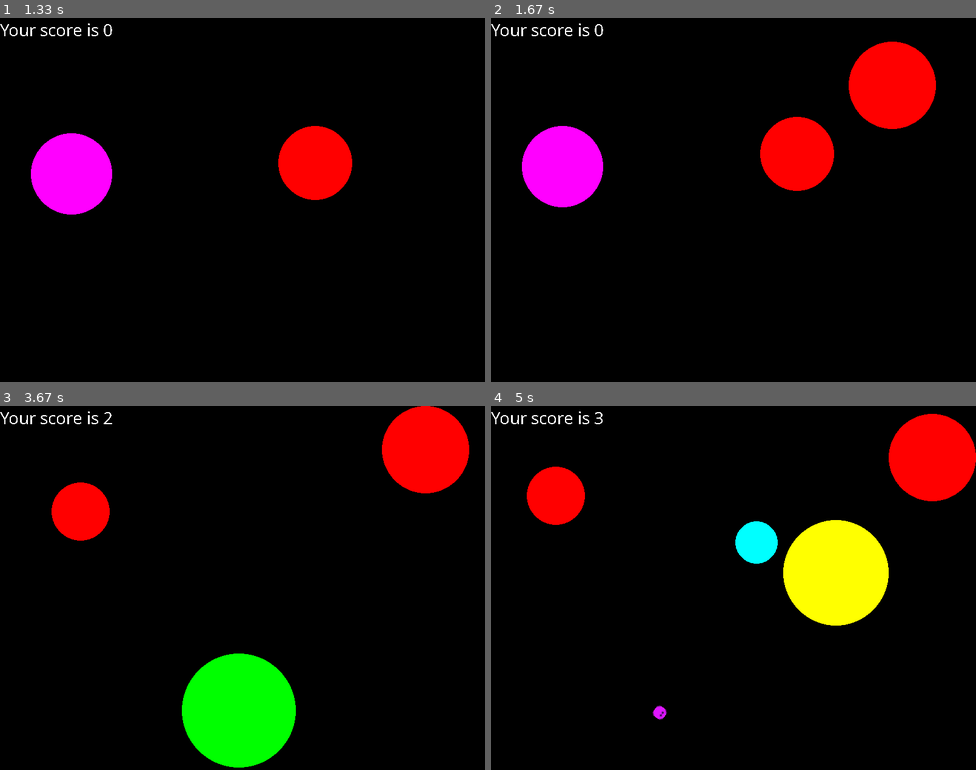
Above: before the commit, frames 1-4 (two rows, left to right).
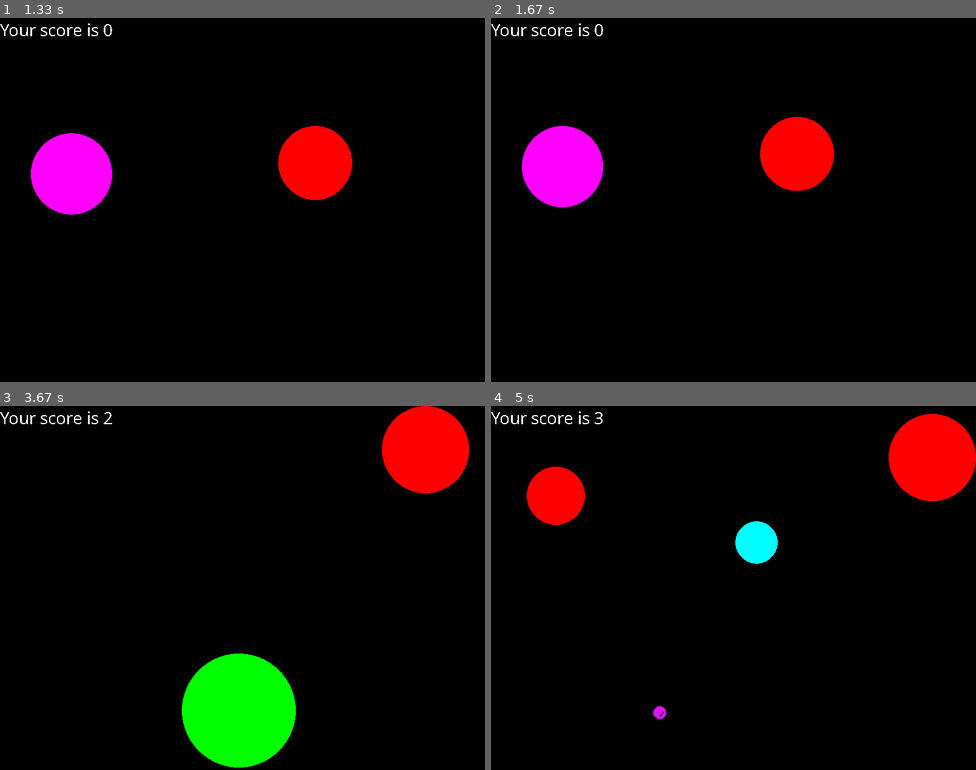
Above: after the commit, the same moments.

Repository: RShveda/pygame-practice
Game: pygame game, started from catch-ball-game/catch_ball.py
Two runs of this game, one before a commit and one after it. Both use one fixed random seed, a clock stepped at 60 frames per second and the inputs below.
Inputs (mouse positions are in pixels of both pictures, inside the frame that each line leads up to):
- Up to frame 1 (1.33 s): tap Enter at 0.33 s
- Up to frame 2 (1.67 s): no input
- Up to frame 3 (3.67 s): click (92, 533) at 1.93 s; click (252, 464) at 3.47 s
- Up to frame 4 (5 s): click (709, 682) at 3.87 s

Frame 1 is identical in both runs. In frame 2, 3.4% of the frame differs, in the area x 73-92%, y 6-31%; in frame 3, 1.5%; in frame 4, 4.9%, in the area x 60-82%, y 31-61%.

Commit message:
further refactoring and separation for catch_balls views

Diff:
--- a/catch-ball-game/catch_ball.py
+++ b/catch-ball-game/catch_ball.py
@@ -8,8 +8,8 @@
 print("catch_ball.py imported")
 
 
-def new_ball(screen, balls):
-    """draw a new ball"""
+def new_ball(balls):
+    """create a new ball"""
     x_direction = uniform(-1, 1)
     y_direction = uniform(-1, 1)
     x = randint(100, cons.WIDTH - 100)
@@ -21,13 +21,25 @@
         image_width, image_height = image.get_size()
         radius = int((image_height + image_width)/4)
         balls.append((is_ball, (x, y), (x_direction, y_direction), radius, img_filename))
-        views.blit_creep(screen, image, (x, y))
     else:
         r = randint(10, 100)
         color = cons.COLORS[randint(0, 5)]
         is_ball = True
         balls.append((is_ball, (x, y), (x_direction, y_direction), r, color))
-        circle(screen, color, (x, y), r)
+
+
+def move_balls(screen, balls):
+    speed = 5
+    for key, ball in enumerate(balls):
+        is_ball, coords, direction, radius, fill = ball
+        coords = (int(coords[0] + direction[0] * speed), int(coords[1] + direction[1] * speed))
+        new_direction, new_coords = bounce_off_walls(coords, radius, direction, is_ball)
+        balls[key] = (is_ball, new_coords, new_direction, radius, fill)
+        if ball[0]:
+            color = fill
+            circle(screen, color, new_coords, radius)
+        else:
+            views.blit_creep(screen, balls[key])
 
 
 def bounce_off_walls(coords, radius, direction, is_ball):
@@ -68,26 +80,6 @@
     return score
 
 
-def game_over(screen, score, player_name, scores_data, show_ranking):
-    gameover_surface = pygame.Surface((cons.WIDTH/1.5, cons.HEIGHT/2), pygame.SRCALPHA)
-    gameover_surface_size = gameover_surface.get_size()
-    views.text_area("GAME OVER", gameover_surface, 0)
-    rank = is_winer(score, scores_data)
-    if rank is not False:
-        views.text_area("You got into TOP 3!", gameover_surface, 0.5)
-        views.text_area("Type your name:", gameover_surface, 1)
-        views.text_area("{}_".format(player_name), gameover_surface, 2)
-    else:
-        if not show_ranking:
-            views.text_area("Press Enter to continue", gameover_surface, 0.5)
-        else:
-            views.text_area("Best results:", gameover_surface, 0.5)
-            for position, record in enumerate(scores_data):
-                views.text_area(str(position+1) + ". {} - {}".format(record["name"], record["score"]), gameover_surface, position*0.5+1)
-    coords = ((cons.WIDTH - gameover_surface_size[0])/2, (cons.HEIGHT - gameover_surface_size[1])/2)
-    screen.blit(gameover_surface, coords)
-
-
 def add_to_ranking(score, player_name, scores_data):
     for position, record in enumerate(scores_data):
         if score > record["score"]:
@@ -95,13 +87,6 @@
             scores_data.insert(position, new_record)
             return scores_data[:3]
     return scores_data[:3]
-
-
-def is_winer(score, scores_data):
-    for position, record in enumerate(scores_data):
-        if score > record["score"]:
-            return position
-    return False
 
 
 def save_scores(scores_data):
@@ -145,7 +130,6 @@
                 if not is_game_over:
                     score = click(event, balls, score)
             elif event.type == pygame.KEYDOWN:
-                print(is_game_over, show_ranking)
                 if is_game_over:
                     if show_ranking:
                         if event.key == pygame.K_RETURN:
@@ -161,13 +145,13 @@
                             player_name = player_name[:-1]
                         else:
                             player_name += event.unicode
-        views.show_balls(screen, balls)
-        views.draw_scoreboard(score, screen)
+        move_balls(screen, balls)
+        views.draw_scoreboard(screen, score)
         if len(balls) < cons.MAX_BALLS:
             if random() < 0.2:
-                new_ball(screen, balls)
+                new_ball(balls)
         else:
-            game_over(screen, score, player_name, scores_data, show_ranking)
+            views.game_over_view(screen, score, player_name, scores_data, show_ranking)
             is_game_over = True
         pygame.display.update()
         screen.fill(cons.BLACK)
--- a/catch-ball-game/scores.json
+++ b/catch-ball-game/scores.json
@@ -1 +1 @@
-[{"name": "fd", "score": 69}, {"name": "", "score": 47}, {"name": "newtest", "score": 39}]
+[{"name": "fd", "score": 69}, {"name": "roman", "score": 62}, {"name": "", "score": 47}]
--- a/catch-ball-game/views.py
+++ b/catch-ball-game/views.py
@@ -1,12 +1,12 @@
 import pygame
 from pygame.draw import *
 import numpy as np
-import catch_ball
+import constants as cons
 
 print("views.py imported")
 
 
-def draw_scoreboard(score, screen):
+def draw_scoreboard(screen, score):
     text = "Your score is {}".format(score)
     myfont = pygame.font.SysFont('Comic Sans MS', 30)
     textsurface = myfont.render(text, False, (255, 255, 255))
@@ -20,30 +20,17 @@
     return image
 
 
-def blit_creep(screen, image, coords):
+def blit_creep(screen, ball):
+    coords = ball[1]
+    direction = ball[2]
+    img_name = ball[4]
+    init_image = pygame.image.load(img_name).convert_alpha()
+    image = rotate_image(init_image, direction)
     image_w, image_h = image.get_size()
     draw_pos = image.get_rect().move(
         coords[0] - image_w / 2,
         coords[1] - image_h / 2)
     screen.blit(image, draw_pos)
-
-
-def show_balls(screen, balls):
-    speed = 5
-    for key, ball in enumerate(balls):
-        is_ball, coords, direction, radius, fill = ball
-        coords = (int(coords[0] + direction[0] * speed), int(coords[1] + direction[1] * speed))
-        new_direction, new_coords = catch_ball.bounce_off_walls(coords, radius, direction, is_ball)
-        if ball[0]:
-            color = fill
-            circle(screen, color, new_coords, radius)
-            balls[key] = (is_ball, new_coords, new_direction, radius, color)
-        else:
-            img_name = fill
-            image = pygame.image.load(img_name).convert_alpha()
-            rotated_image = rotate_image(image, new_direction)
-            blit_creep(screen, rotated_image, new_coords)
-            balls[key] = (is_ball, new_coords, new_direction, radius, fill)
 
 
 def text_area(text, surface, position):
@@ -54,3 +41,30 @@
     text_width = max(300, text_surface.get_width() + 10)
     coords = ((width - text_width)/2, position * height/3)
     surface.blit(text_surface, coords)
+
+
+def game_over_view(screen, score, player_name, scores_data, show_ranking):
+    gameover_surface = pygame.Surface((cons.WIDTH/1.5, cons.HEIGHT/2), pygame.SRCALPHA)
+    gameover_surface_size = gameover_surface.get_size()
+    text_area("GAME OVER", gameover_surface, 0)
+    player_rank = is_winer(score, scores_data)
+    if player_rank is not False:  # player_name_input
+        text_area("You got into TOP 3!", gameover_surface, 0.5)
+        text_area("Type your name:", gameover_surface, 1)
+        text_area("{}_".format(player_name), gameover_surface, 2)
+    else:
+        if not show_ranking: # show_game_over
+            text_area("Press Enter to continue", gameover_surface, 0.5)
+        else: # show_top_rank
+            text_area("Best results:", gameover_surface, 0.5)
+            for position, record in enumerate(scores_data):
+                text_area(str(position+1) + ". {} - {}".format(record["name"], record["score"]), gameover_surface, position*0.5+1)
+    coords = ((cons.WIDTH - gameover_surface_size[0])/2, (cons.HEIGHT - gameover_surface_size[1])/2)
+    screen.blit(gameover_surface, coords)
+
+
+def is_winer(score, scores_data):
+    for position, record in enumerate(scores_data):
+        if score > record["score"]:
+            return position
+    return False
